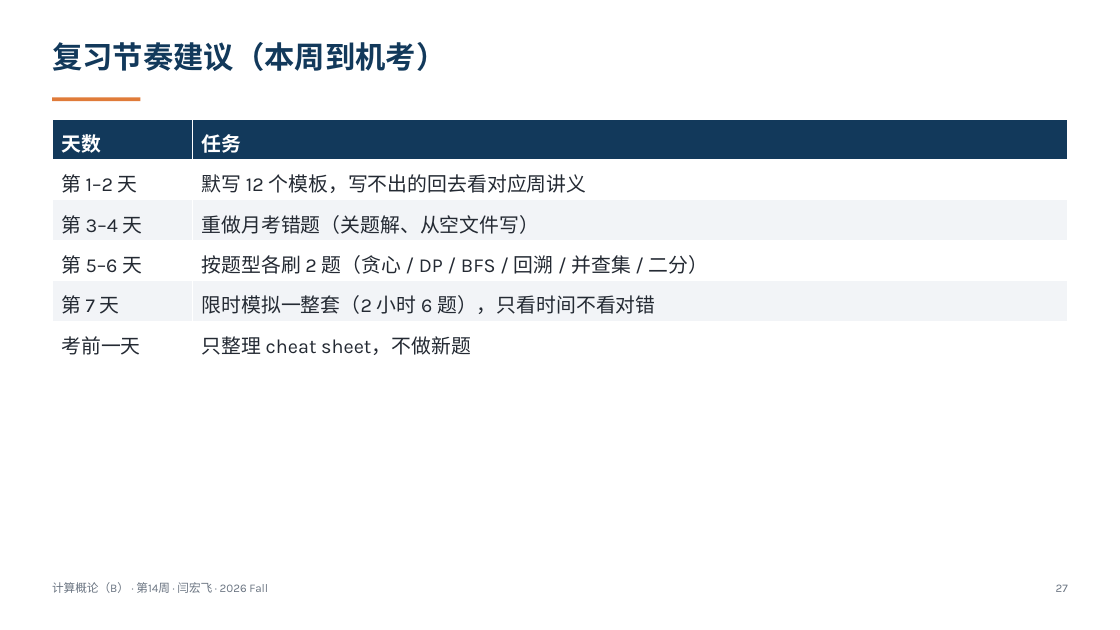
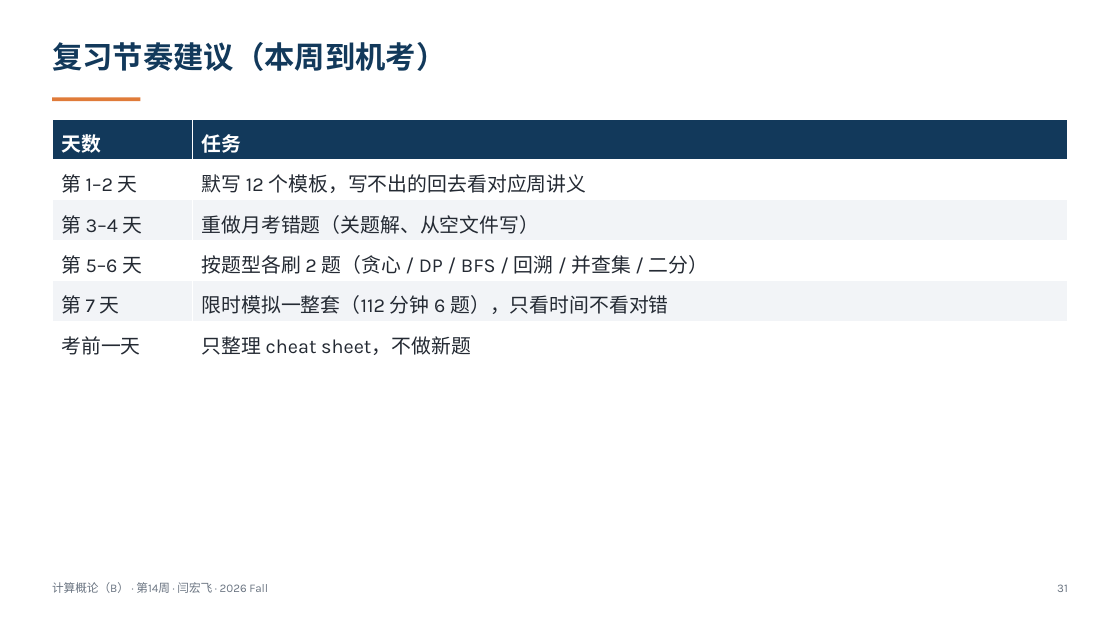
Before and after one commit to GMyhf/2026fall-cs101, a slide deck: slide 31 of courseware/202612_ADS_W14_AI_Literacy_Exam_Recap.pptx (slide 27 before the commit). Drawn at 1120x630 pixels with LibreOffice and Linux fonts; fonts in the diff are those of the drawing. Boxes give left, top, right and bottom in pixels: in the first picture for what was removed or moved away, otherwise in the second. Text is boxed around its words. In the diff, an @@ line names an element or a change of style, - is before the commit and + after.

```diff
--- a/courseware/202612_ADS_W14_AI_Literacy_Exam_Recap.pptx
+++ b/courseware/202612_ADS_W14_AI_Literacy_Exam_Recap.pptx
@@ table at (52,119,1068,361) @@
-row 5, column 2: 限时模拟一整套（2 小时 6 题），只看时间不看对错
+row 5, column 2: 限时模拟一整套（112 分钟 6 题），只看时间不看对错
@@ text at (1057,584,1068,592): text changed @@
-27
+31
```
Also in this commit, not shown: 10 other slides changed, 4 slides added, 32 other files.
